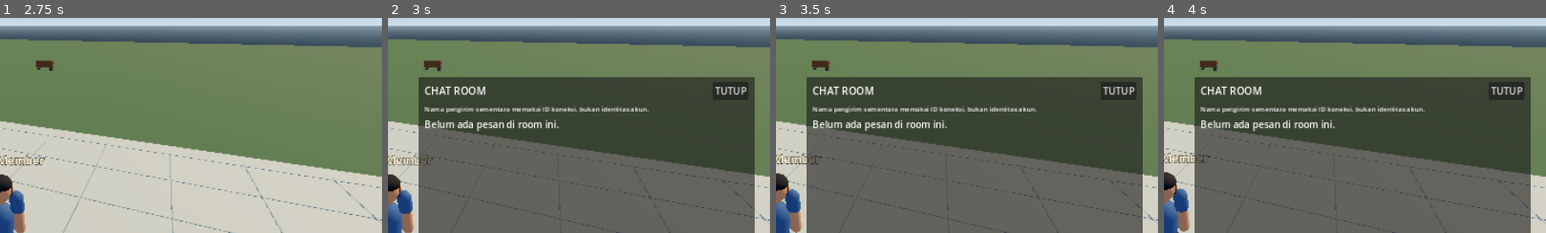
Above: before the commit, frames 1-4 (left to right).
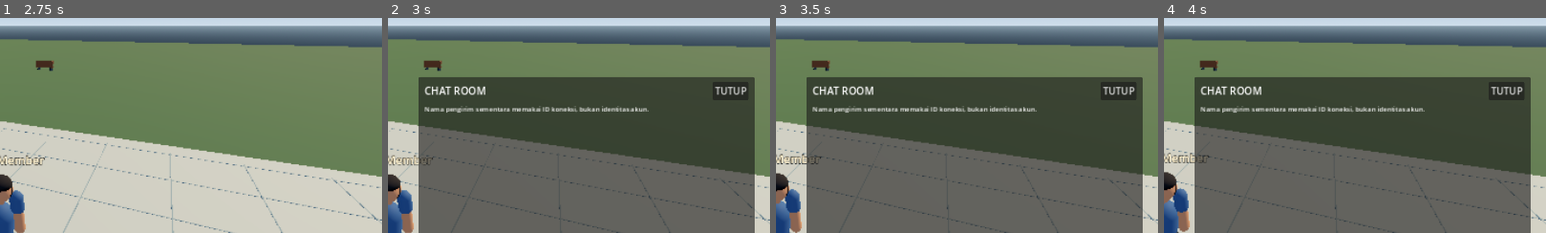
Above: after the commit, the same moments.

Repository: itok1234/FAMILY-COLONY
Game: Godot game, scene res://scenes/world.tscn
Same seed, same stepped clock (60 frames per second), same inputs: the game is played once before the commit and once after it.
Inputs (mouse positions are % of the whole screen's width and height, from its top left):
- Up to frame 1 (2.75 s): drag from (16, 83) to (60, 28) at 0.52 s; drag from (30, 55) to (45, 70) at 1.27 s; click "Grafis: Otomatis" at 2 s
- Up to frame 2 (3 s): click "CHAT ROOM" at 2.75 s
- Up to frame 3 (3.5 s): no input
- Up to frame 4 (4 s): click (74, 93) at 3.52 s; type "12" at 3.6 s
The pictures show only the part of the screen within x 50-100%, y 29-79%; the shares and areas given below are measured in that part.

Frame 1 is identical in both runs. In frame 2, 0.8% of the frame differs, in the area x 9-45%, y 47-53%; in frame 3, 0.8%; in frame 4, 0.8%.

Commit message:
Clear room chat state when multiplayer disconnects

Diff:
--- a/godot_world/scripts/chat_manager.gd
+++ b/godot_world/scripts/chat_manager.gd
@@ -26,6 +26,8 @@
 		_rooms.local_room_changed.connect(_on_local_room_changed)
 	if _network.has_signal("peer_roster_changed"):
 		_network.peer_roster_changed.connect(_on_peer_roster_changed)
+	if _network.has_signal("connection_state_changed"):
+		_network.connection_state_changed.connect(_on_connection_state_changed)
 	_build_chat_hud()
 	for message in _history:
 		_append_message_to_hud(message)
@@ -90,18 +92,37 @@
 	for peer_id in _last_send_at.keys().duplicate():
 		if int(peer_id) != multiplayer.get_unique_id() and not peer_ids.has(int(peer_id)):
 			_last_send_at.erase(peer_id)
+	if not multiplayer.is_server() and peer_ids.is_empty():
+		_clear_local_chat_state()
+
+
+func _on_connection_state_changed(state: String, _detail: String) -> void:
+	if state == "offline" or state == "error":
+		_clear_local_chat_state()
 
 
 func _on_local_room_changed(room_id: String, _members: Array[int]) -> void:
 	if room_id == _current_room_id:
 		return
 	_current_room_id = room_id
+	_clear_local_chat_history()
+
+
+func _clear_local_chat_state() -> void:
+	_current_room_id = ""
+	_clear_local_chat_history()
+
+
+func _clear_local_chat_history() -> void:
 	_history.clear()
 	if is_instance_valid(_chat_log):
 		for child in _chat_log.get_children():
 			child.queue_free()
 	if is_instance_valid(_chat_empty_label):
 		_chat_empty_label.visible = true
+	if is_instance_valid(_chat_error_label):
+		_chat_error_label.text = ""
+		_chat_error_label.visible = false
 
 
 func _store_message(message: Dictionary) -> void:
